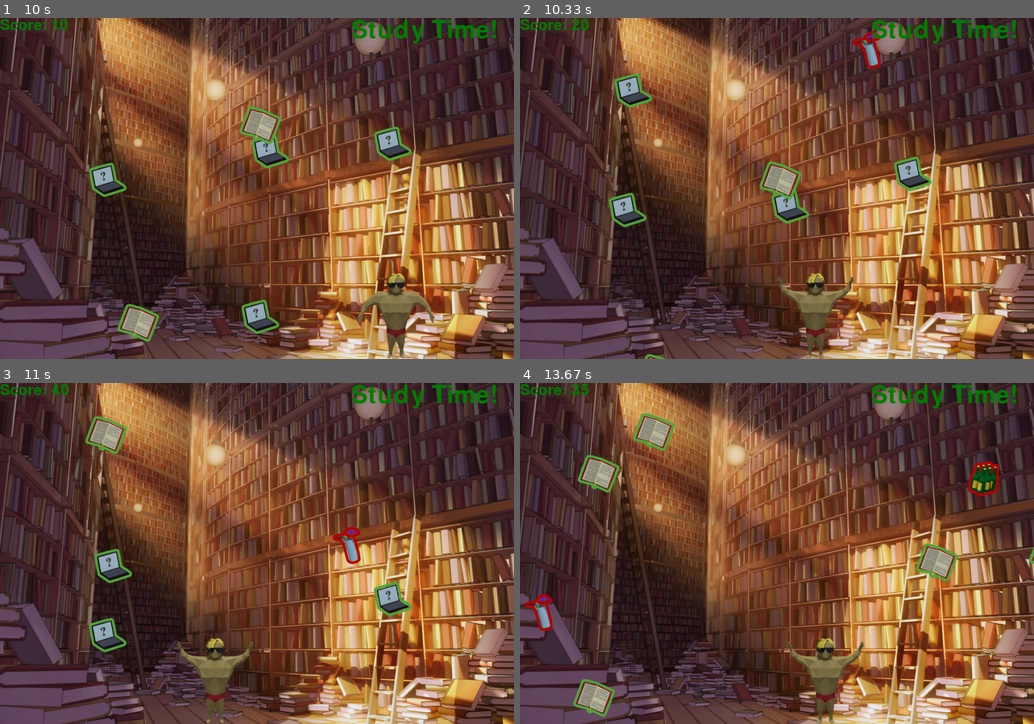
Above: before the commit, frames 1-4 (two rows, left to right).
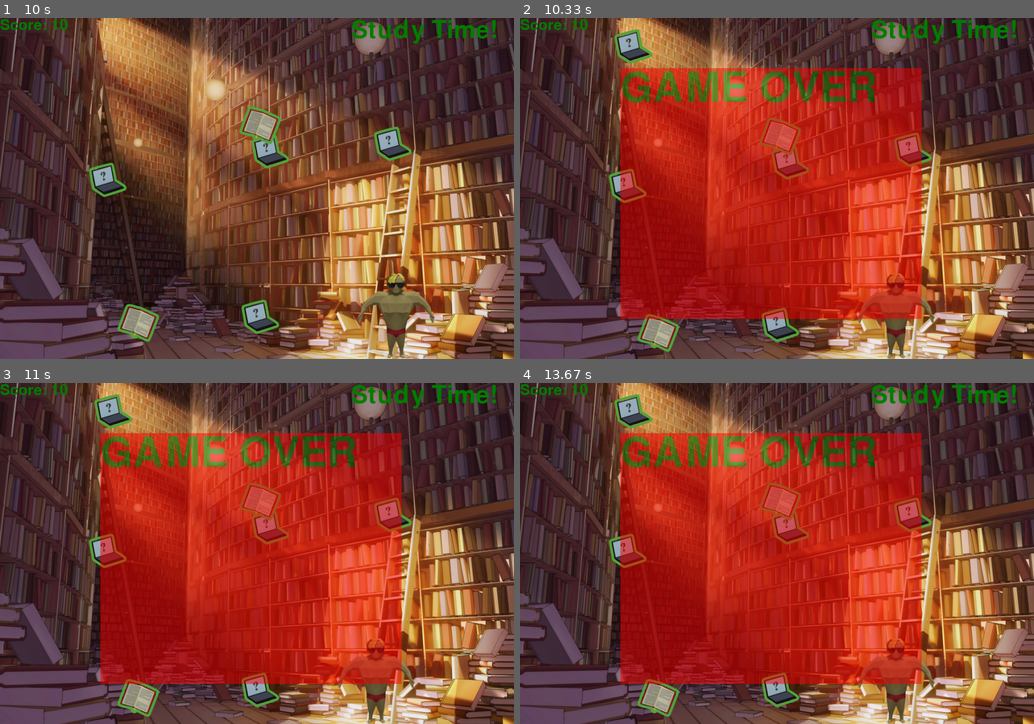
Above: after the commit, the same moments.

Repository: jlee7/ggj2015
Game: pygame game, started from partyhard/main.py
The game is run twice, just before and just after one commit, with the same random seed, the same clock (stepped at 60 frames per second) and the same inputs. The source is Python 2; it was converted automatically to run under Python 3.
Inputs:
- Up to frame 1 (10 s): hold A 0.33-0.87 s; hold A 0.9-1.3 s; hold D 1.33-1.97 s; hold A 2-2.47 s; hold D 2.5-2.97 s; hold D 3-3.47 s; hold A 3.5-4.03 s; hold A 4.07-4.47 s; hold D 4.5-5.13 s; hold A 5.17-5.63 s; hold D 5.67-6.13 s; hold D 6.17-6.63 s; hold A 6.67-7.2 s; hold A 7.23-7.63 s; hold D 7.67-8.3 s; hold A 8.33-8.8 s; hold D 8.83-9.3 s; hold D 9.33-9.8 s; hold A from 9.83 s (still down)
- Up to frame 2 (10.33 s): keep holding A
- Up to frame 3 (11 s): release A at 10.37 s; hold A 10.4-10.8 s; hold D from 10.83 s (still down)
- Up to frame 4 (13.67 s): release D at 11.47 s; hold A 11.5-11.97 s; hold D 12-12.47 s; hold D 12.5-12.97 s; hold A 13-13.53 s; hold A from 13.57 s (still down)

Frame 1 is identical in both runs. In frame 2, 46% of the frame differs, in the area x 10-81%, y 0-100%; in frame 3, 46%; in frame 4, 48%, in the area x 1-100%, y 0-100%.

Commit message:
basic game over

Diff:
--- a/partyhard/game_model.py
+++ b/partyhard/game_model.py
@@ -19,7 +19,7 @@
         self.items = []
         self.score = 0
         self.partytime = True
-        self.state = GameModel.STATE_PREPARING
+        self.state = self.STATE_RUNNING
 
     #----------------------------------------------------------------------
 
@@ -28,26 +28,29 @@
             if(event.tick_number % random.randrange(3,15) == 0):
                 self.spawn_item()
         elif isinstance (event, CollisionEvent):
-            if self.partytime:
-                if event.item.partytime:
-                    self.score += SCORE_POSITIV_CATCH
-                else:
-                    self.score -= SCORE_NEGATIVE_CATCH
+            self.grant_score(event)
+        elif isinstance (event, PartyTimeSwitch):
+            self.flip_partytime()
+        elif isinstance(event, StopGameEvent):
+            self.state = self.STATE_PAUSED
+
+    def grant_score(self, event):
+        if self.partytime:
+            if event.item.partytime:
+                self.score += SCORE_POSITIV_CATCH
             else:
-                if event.item.partytime:
-                    self.score -= SCORE_NEGATIVE_CATCH
-                else:
-                    self.score += SCORE_POSITIV_CATCH
-        elif isinstance (event, PartyTimeSwitch):
-            if self.partytime == True:
-                self.partytime = False
+                self.score -= SCORE_NEGATIVE_CATCH
+        else:
+            if event.item.partytime:
+                self.score -= SCORE_NEGATIVE_CATCH
             else:
-                self.partytime = True
-            print "partytime: " + str(self.partytime)
-        elif isinstance(event, StopGameEvent):
-            pass
+                self.score += SCORE_POSITIV_CATCH
 
-
+    def flip_partytime(self):
+        if self.partytime == True:
+            self.partytime = False
+        else:
+            self.partytime = True
 
     def spawn_item(self):
         item_model = random.choice([BeerModel(self),CocktailModel(self),BookModel(self),PenModel(self)])
--- a/partyhard/time_controller.py
+++ b/partyhard/time_controller.py
@@ -29,7 +29,7 @@
 
             # End Game Event
             if self.game_time > GAME_LENGTH:
-                #self.event_manager.post(StopGameEvent())
+                self.event_manager.post(StopGameEvent())
                 pass
 
             # Switch game modes
